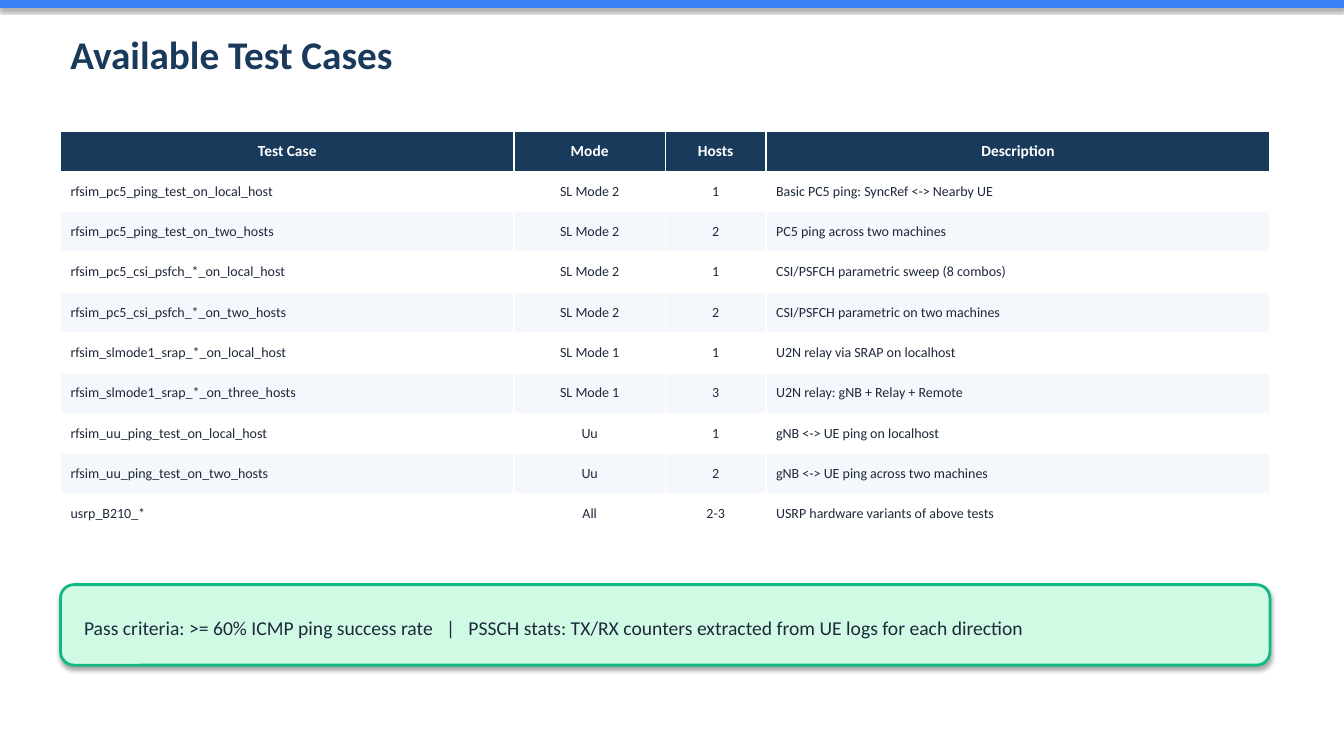
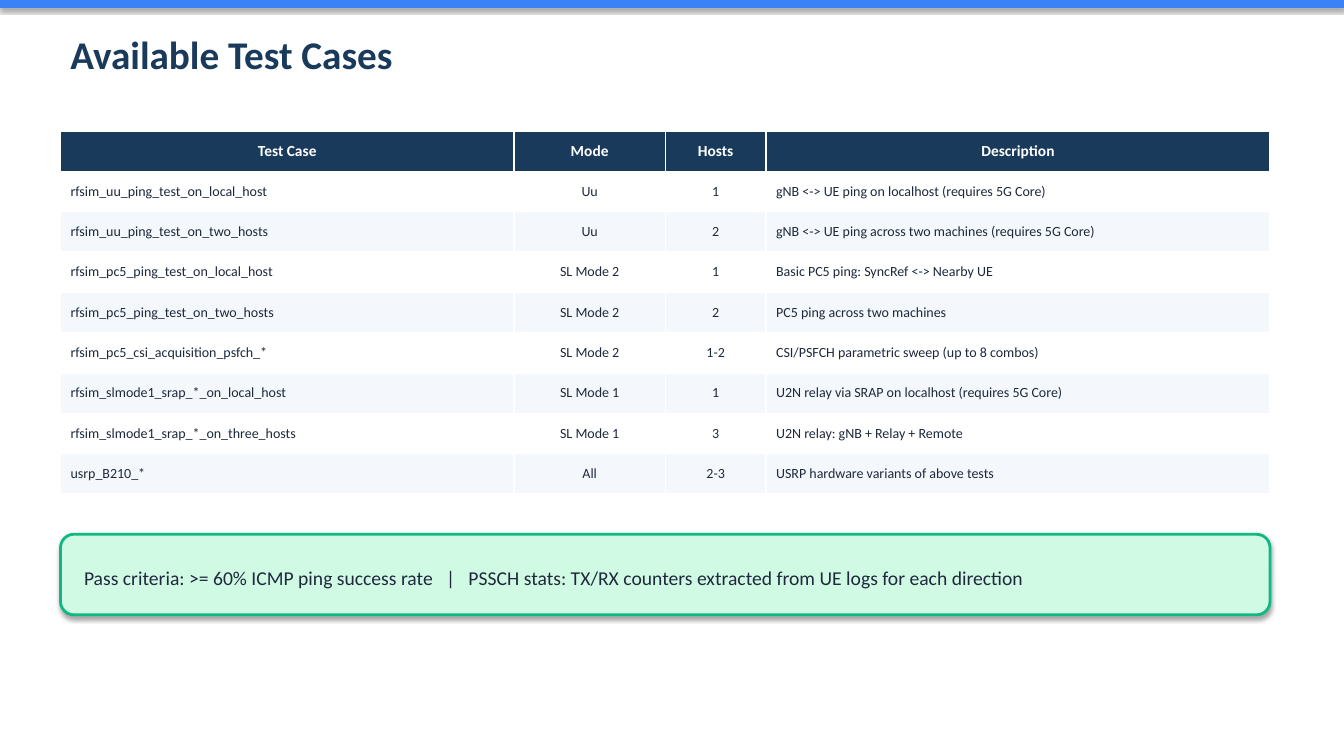
Before and after one commit to davidkimmy/openairinterface5g, a slide deck: slide 7 of doc/episys/test_script/overview_sl_test.pptx (slide 6 before the commit). Drawn at 1344x756 pixels with LibreOffice and Linux fonts; fonts in the diff are those of the drawing. Boxes give left, top, right and bottom in pixels: in the first picture for what was removed or moved away, otherwise in the second. Text is boxed around its words. In the diff, an @@ line names an element or a change of style, - is before the commit and + after.

Commit message:
Supporting bash based operation (non-gnome-terminal) and local logging.

```diff
--- a/doc/episys/test_script/overview_sl_test.pptx
+++ b/doc/episys/test_script/overview_sl_test.pptx
@@ table at bbox=[60, 131, 1270, 494] @@
+row 2: rfsim_uu_ping_test_on_local_host | Uu | 1 | gNB <-> UE ping on localhost (requires 5G Core)
+row 3: rfsim_uu_ping_test_on_two_hosts | Uu | 2 | gNB <-> UE ping across two machines (requires 5G Core)
-row 4: rfsim_pc5_csi_psfch_*_on_local_host | SL Mode 2 | 1 | CSI/PSFCH parametric sweep (8 combos)
-row 5: rfsim_pc5_csi_psfch_*_on_two_hosts | SL Mode 2 | 2 | CSI/PSFCH parametric on two machines
-row 6: rfsim_slmode1_srap_*_on_local_host | SL Mode 1 | 1 | U2N relay via SRAP on localhost
+row 6: rfsim_pc5_csi_acquisition_psfch_* | SL Mode 2 | 1-2 | CSI/PSFCH parametric sweep (up to 8 combos)
+row 7: rfsim_slmode1_srap_*_on_local_host | SL Mode 1 | 1 | U2N relay via SRAP on localhost (requires 5G Core)
-row 8: rfsim_uu_ping_test_on_local_host | Uu | 1 | gNB <-> UE ping on localhost
-row 9: rfsim_uu_ping_test_on_two_hosts | Uu | 2 | gNB <-> UE ping across two machines
@@ rounded rectangle "Pass criteria: >= 60% ICMP ...": place and size @@
-rounded rectangle "Pass criteria: >= 60% ICMP ..." at bbox=[60, 585, 1270, 665]
+rounded rectangle "Pass criteria: >= 60% ICMP ..." at bbox=[60, 534, 1270, 615]
```
Also in this commit, not shown: 4 other slides changed, 3 slides added, 4 other files.
